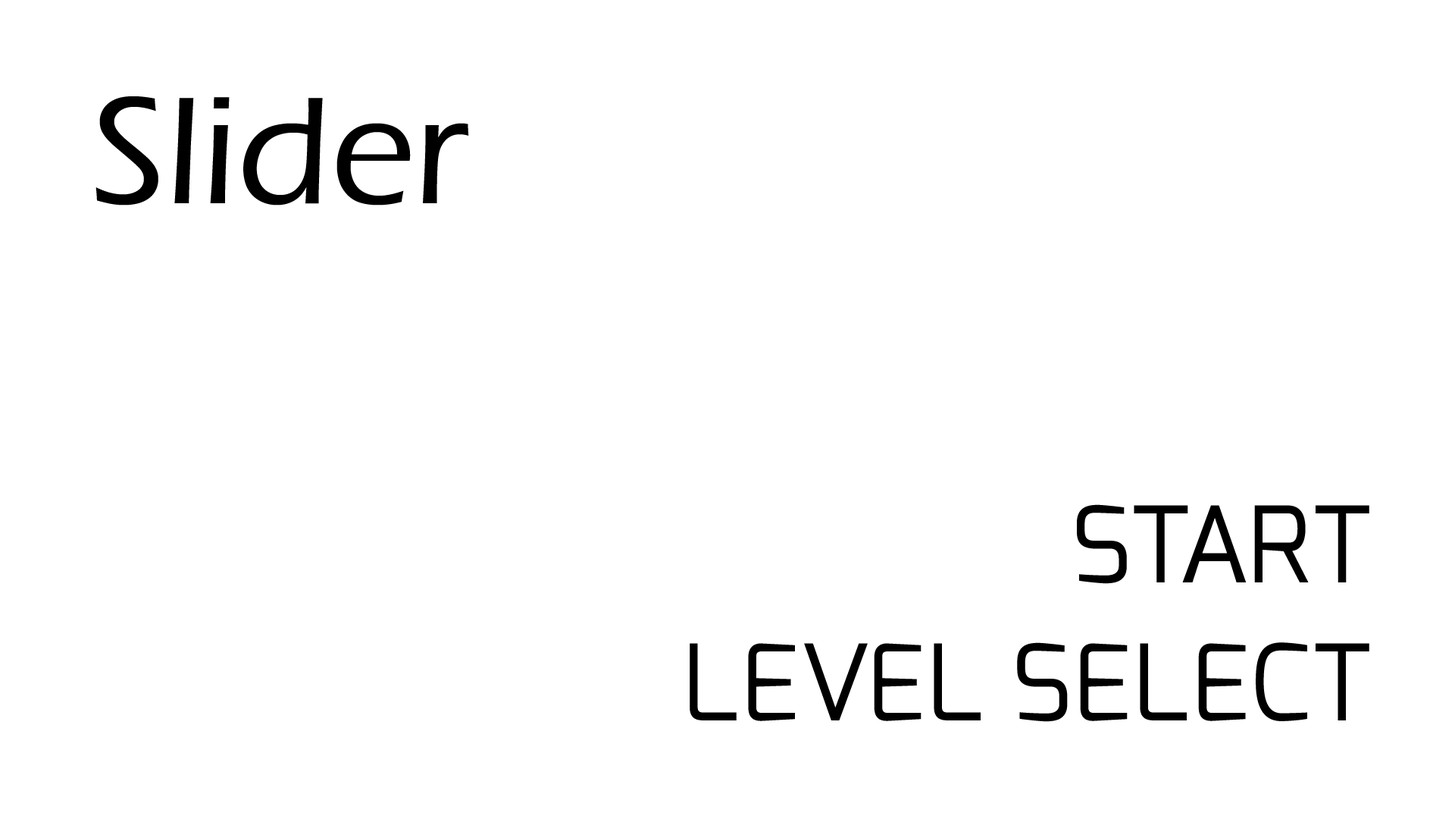
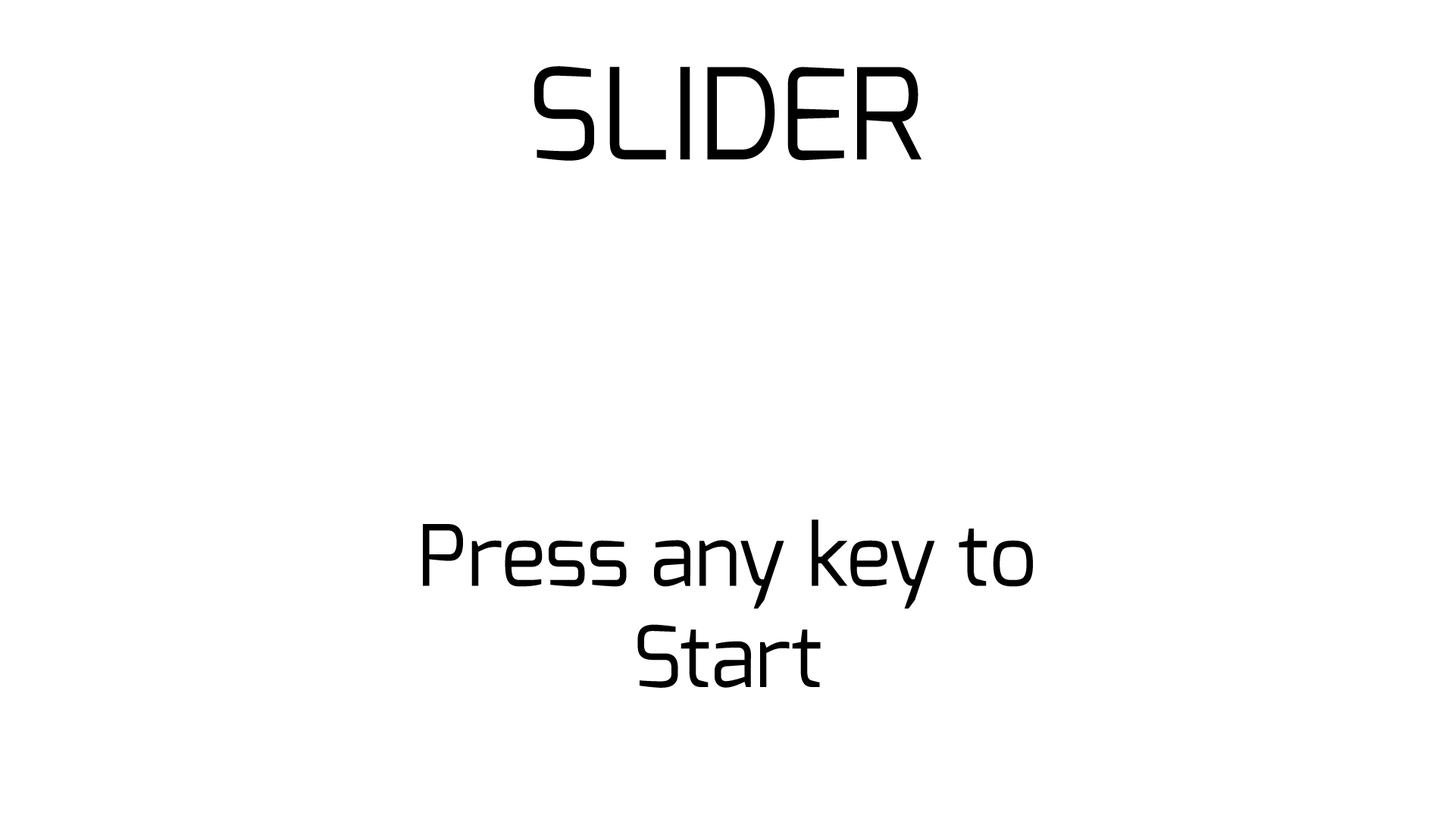
Layered file, before and after one edit (1455 × 819). Changes by layer:
removed layer "LEVEL SELECT" over [689, 642, 1370, 722]
added layer "Press any key to Start" above "SLIDER" over [422, 519, 1034, 688]
renamed "START" to "SLIDER", painted on it over [534, 65, 1370, 584]
removed layer "Slider" over [95, 96, 470, 206]
